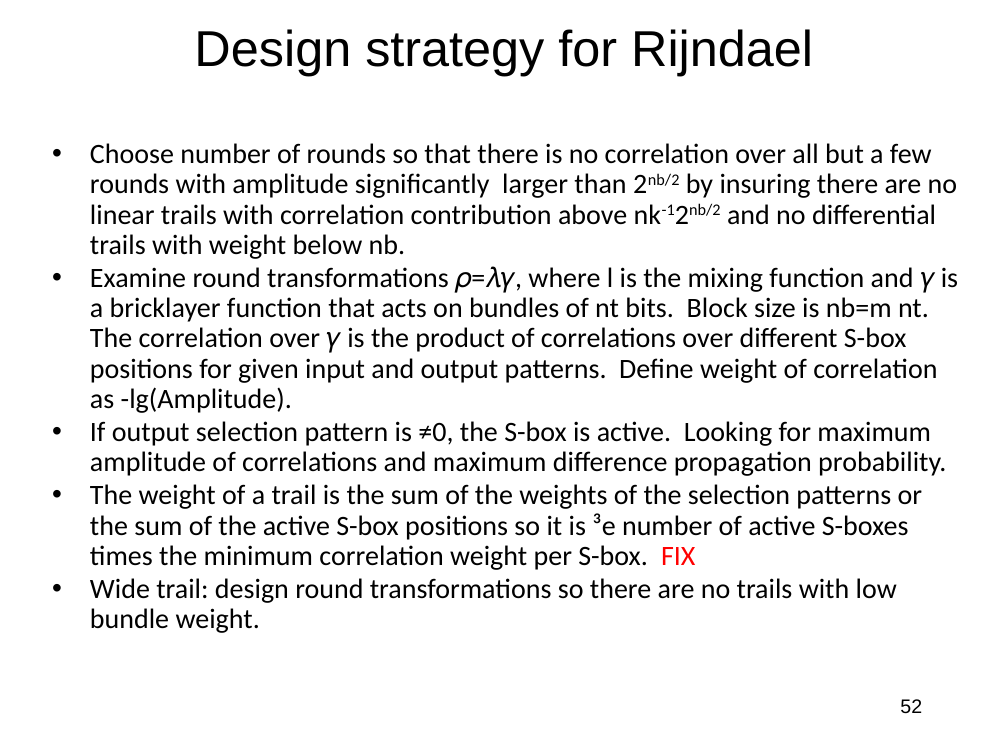
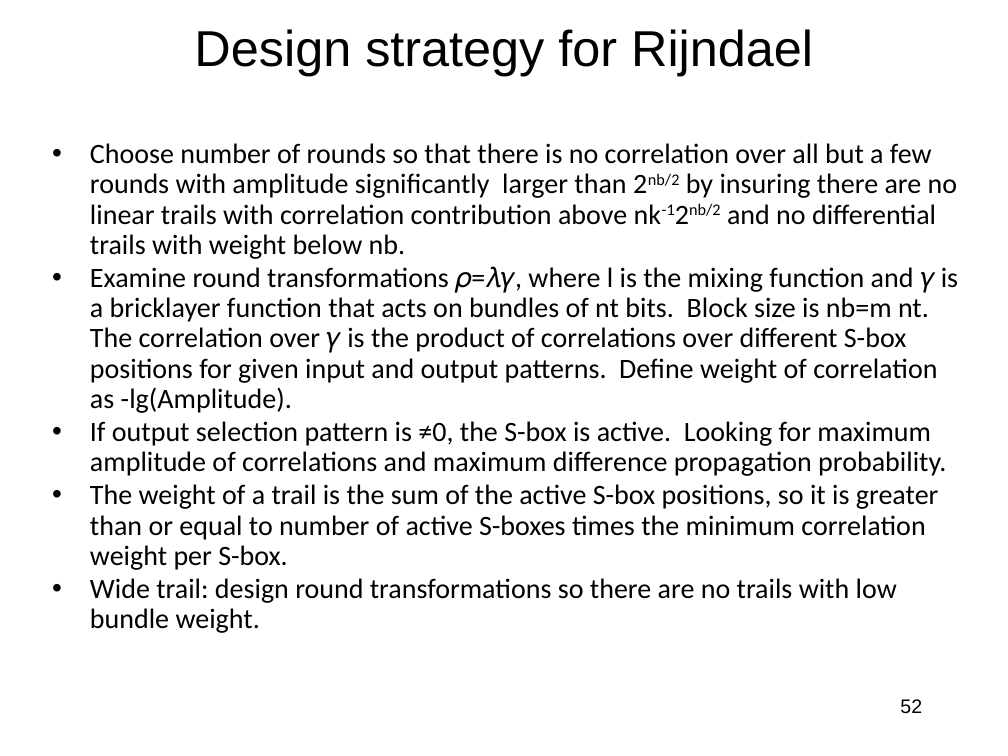
Before and after one commit to jlmucb/class_notes, a slide deck: slide 52 of BerkeleyClass/CS290Spring2013/Lectures/Cryptoclass5.pptx. Drawn at 1008x756 pixels with LibreOffice and Linux fonts; fonts in the diff are those of the drawing. Boxes give left, top, right and bottom in pixels: in the first picture for what was removed or moved away, otherwise in the second. Text is boxed around its words. In the diff, an @@ line names an element or a change of style, - is before the commit and + after.

```diff
--- a/BerkeleyClass/CS290Spring2013/Lectures/Cryptoclass5.pptx
+++ b/BerkeleyClass/CS290Spring2013/Lectures/Cryptoclass5.pptx
@@ text at [90, 484, 939, 570]: text changed @@
-• The weight of a trail is the sum of the weights of the selection patterns or the sum of the active S-box positions so it is ³e number of active S-boxes times the minimum correlation weight per S-box. FIX
+• The weight of a trail is the sum of the active S-box positions, so it is greater than or equal to number of active S-boxes times the minimum correlation weight per S-box.
```
Also in this commit, not shown: 4 other slides changed, 1 other file.
